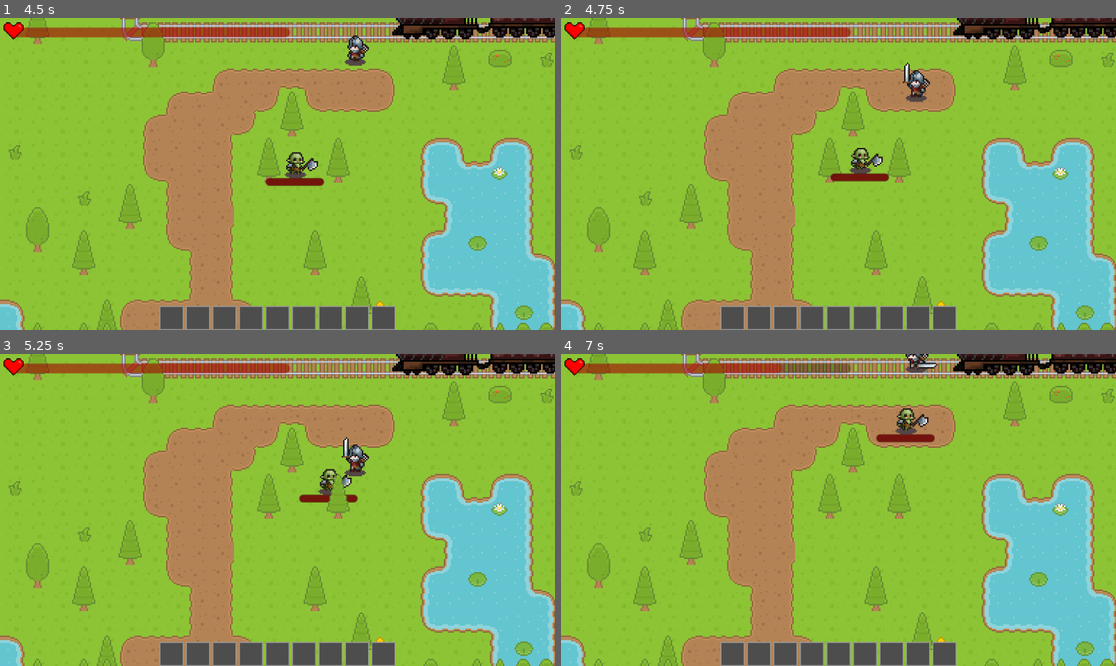
Above: before the commit, frames 1-4 (two rows, left to right).
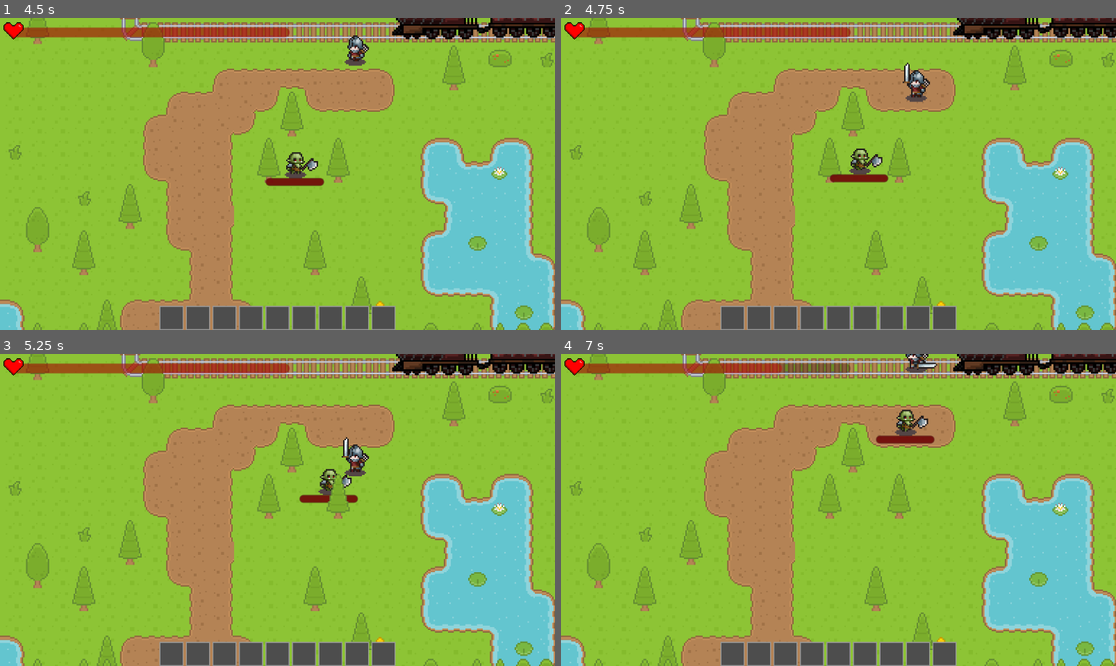
Above: after the commit, the same moments.

Repository: EyeAmTheOne/CS180_Project
Game: Godot game, scene res://ui/menus/MainMenu.tscn
Two runs of this game, one before a commit and one after it. Both use one fixed random seed, a clock stepped at 60 frames per second and the inputs below.
Inputs (mouse positions are in pixels of both pictures, inside the frame that each line leads up to):
- Up to frame 1 (4.5 s): click "Start" at 0.5 s; tap Enter at 1.25 s; move the mouse to (249, 236) at 1.27 s; hold W (up) 1.28-2 s; tap F (attack) at 1.35, 3.05 s; click (249, 236) at 1.42 s; drag from (444, 220) to (460, 24) at 2.02 s; move the mouse to (111, 127) at 2.77 s; hold A (left) 2.78-3.5 s; tap E (interact) at 2.85 s; drag from (305, 174) to (111, 127) at 3.52 s; move the mouse to (194, 96) at 4.27 s; hold S (down) from 4.28 s (still down); tap Alt at 4.35 s
- Up to frame 2 (4.75 s): keep holding S (down); tap F (attack) at 4.55 s
- Up to frame 3 (5.25 s): release S (down) at 5 s; drag from (399, 494) to (194, 432) at 5.02 s
- Up to frame 4 (7 s): move the mouse to (727, 525) at 5.77 s; hold W (up) 5.78-6.5 s; tap F (attack) at 5.85 s; click (727, 525) at 5.92 s; drag from (894, 441) to (727, 525) at 6.52 s

Frame 1 is identical in both runs. In frame 2, 0.3% of the frame differs, in the area x 48-60%, y 41-53%; in frame 3, less than 0.1%; in frame 4, 0.4%, in the area x 56-68%, y 17-29%.

Commit message:
Finish enum state machine refactor on enemy script

Diff:
--- a/systems/ai/enemy.gd
+++ b/systems/ai/enemy.gd
@@ -22,14 +22,14 @@
 func set_target(player: Node2D):
 	target = player
 
-func get_orientation():
-	if velocity[0] > 0:
+func get_orientation(direction: Vector2):
+	if direction[0] > 0:
 		# Look left
 		animated_sprite.flip_h = false
 		#Flip weapon hitbox to be on left side
 		hitbox.position[0] = abs(hitbox.position[0])
 
-	elif velocity[0] < 0:
+	elif direction[0] < 0:
 		# Look right
 		animated_sprite.flip_h = true
 		# Flip weapon hitbox to be on right side
@@ -39,31 +39,28 @@
 @warning_ignore("unused_parameter")
 func _physics_process(delta: float) -> void:
 	var direction = Vector2(0, 0)
+	velocity = Vector2(0, 0)
 	match current_state:
 		EnemyState.Dead:
 			return
-		EnemyState.Hurt:
-			velocity = direction * SPEED
-			get_orientation()
-			move_and_slide()
-		EnemyState.Attacking:
-			velocity = direction * SPEED
-			get_orientation()
-			move_and_slide()
-		_:
+		EnemyState.Idle:
+			if target:
+				change_state(EnemyState.Chasing)
+		EnemyState.Chasing:
 			# If target exists, move towards target
-			if target:
+			if !target:
+				change_state(EnemyState.Idle)
+			else:
 				if position.distance_to(target.position) > 20:
-					animated_sprite.play("Walk")
 					direction = position.direction_to(target.position)
+					velocity = direction * SPEED
 				else:
+					direction = position.direction_to(target.position)
 					change_state(EnemyState.Attacking)
-			else:
-				animated_sprite.play("Idle")
 
-			velocity = direction * SPEED
-			get_orientation()
-			move_and_slide()
+
+	get_orientation(direction)
+	move_and_slide()
 
 
 func _on_detection_body_entered(body: Node2D) -> void:
@@ -102,13 +99,6 @@
 			change_state(EnemyState.Hurt)
 
 
-#func cancel_attack():
-	#if current_attack:
-		#current_attack = false
-		#hitbox.disabled = true
-		#animation_player.stop()
-
-
 func exit_state(old_state: EnemyState):
 	match current_state:
 		EnemyState.Attacking:
@@ -129,3 +119,7 @@
 			animation_player.play("Hurt")
 		EnemyState.Attacking:
 			animation_player.play("Attack")
+		EnemyState.Chasing:
+			animated_sprite.play("Walk")
+		EnemyState.Idle:
+			animated_sprite.play("Idle")
